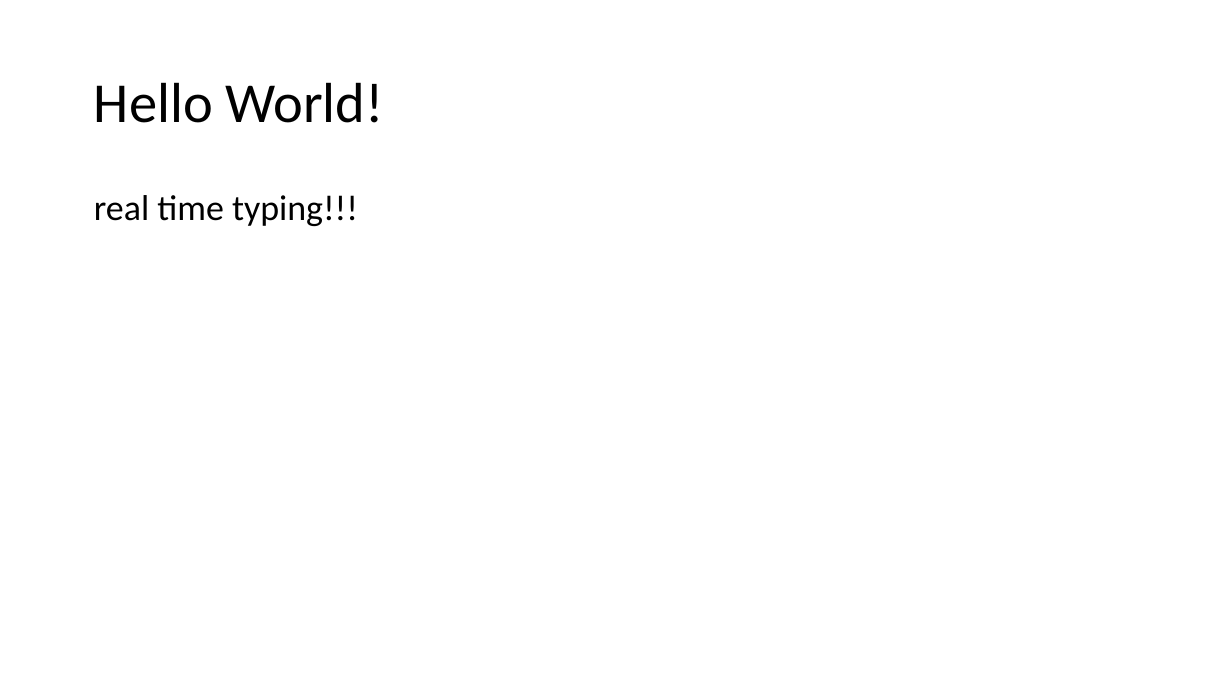
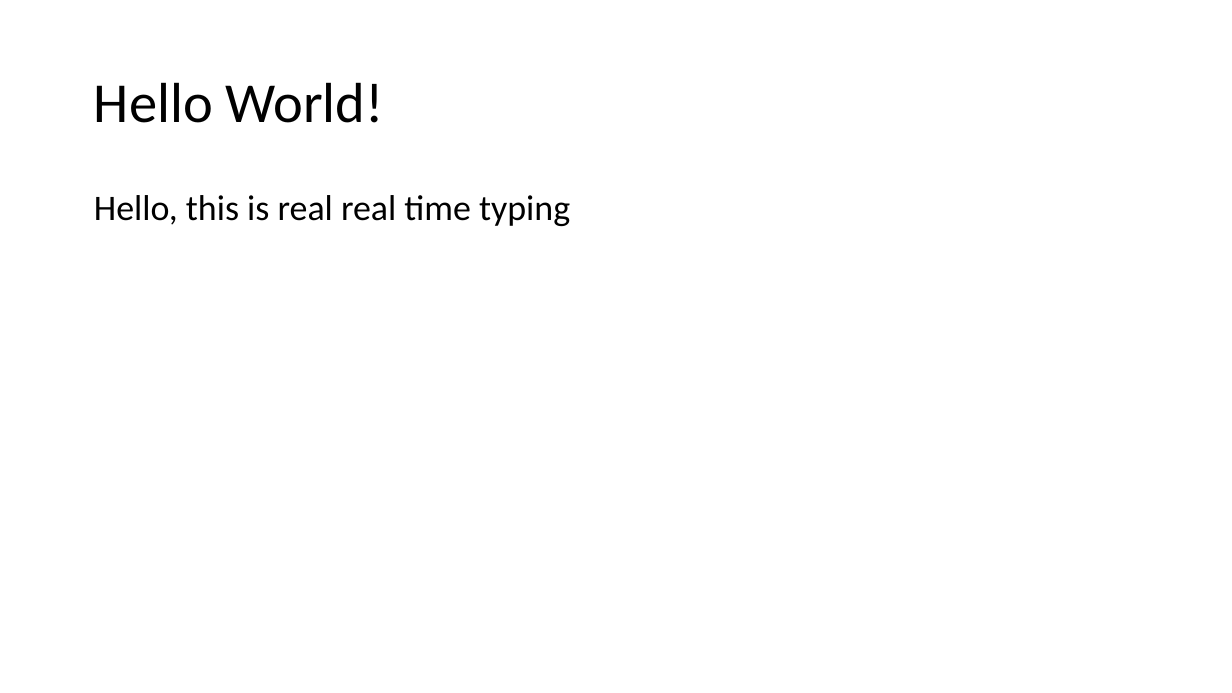
Before and after one commit to shiweiwei97/ot-demo, a slide deck: slide 1 of test.pptx. Drawn at 1232x693 pixels with LibreOffice and Linux fonts; fonts in the diff are those of the drawing. Boxes give left, top, right and bottom in pixels: in the first picture for what was removed or moved away, otherwise in the second. Text is boxed around its words. In the diff, an @@ line names an element or a change of style, - is before the commit and + after.

```diff
--- a/test.pptx
+++ b/test.pptx
@@ text at (94, 195, 570, 226): text changed @@
-real time typing!!!
+Hello, this is real real time typing
```
Also in this commit, not shown: 1 other file.
